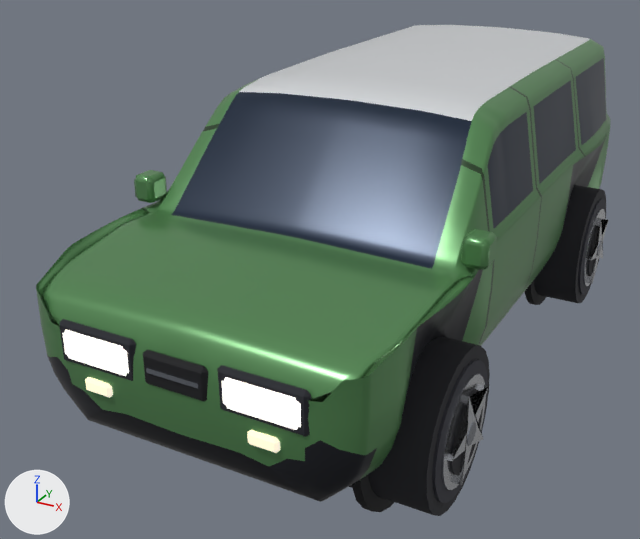
An edit to the glTF model examples/pine-ridge-rally/models/car_suv.glb, drawn before and after from the same camera.
Rendered twice from a 50 mm lens placed at (2.25, -5.04, 2.97), pointed at (-0.34, -0.33, 0.61). Lighting does not change. The marker at lower left points along +X, +Y and +Z. The older version comes first. Vertices at exactly the same position are counted once.

Before the edit, the objects in view are built like this:
```python
me_body = bpy.data.meshes.new('body')
me_body.from_pydata(...)  # 4474 vertices, 8872 faces; spans x -1.08..1.08, y -2.33..2.34, z -0.52..1.46
# faces by material slot: [7896, 184, 512, 88, 12, 92, 88]
me_body.materials.append(mat_metal_0_4_rough_0_28)
me_body.materials.append(mat_glow_0_95_rough_0_2)
me_body.materials.append(mat_rough_0_85)
me_body.materials.append(mat_glow_0_6_rough_0_2)
me_body.materials.append(mat_metal_0_95_rough_0_16)
me_body.materials.append(mat_glow_0_9_rough_0_2)
me_body.materials.append(mat_glow_0_75_rough_0_2)
me_wheel_fr = bpy.data.meshes.new('wheel_fr')
me_wheel_fr.from_pydata(...)  # 232 vertices, 440 faces; spans x -0.312..0.312, y -0.438..0.438, z -0.438..0.438
# faces by material slot: [276, 164]
me_wheel_fr.materials.append(mat_rough_0_85)
me_wheel_fr.materials.append(mat_metal_0_95_rough_0_16)
me_wheel_rr = bpy.data.meshes.new('wheel_rr')
me_wheel_rr.from_pydata(...)  # 232 vertices, 440 faces; spans x -0.312..0.312, y -0.438..0.438, z -0.438..0.438
# faces by material slot: [276, 164]
me_wheel_rr.materials.append(mat_rough_0_85)
me_wheel_rr.materials.append(mat_metal_0_95_rough_0_16)
ob_body = bpy.data.objects.new('body', me_body)
ob_body.location = (0.0, 0.0, 0.438)
ob_wheel_fr = bpy.data.objects.new('wheel_fr', me_wheel_fr)
ob_wheel_fr.location = (0.806, -1.406, 0.438)
ob_wheel_rr = bpy.data.objects.new('wheel_rr', me_wheel_rr)
ob_wheel_rr.location = (0.806, 1.375, 0.438)
```
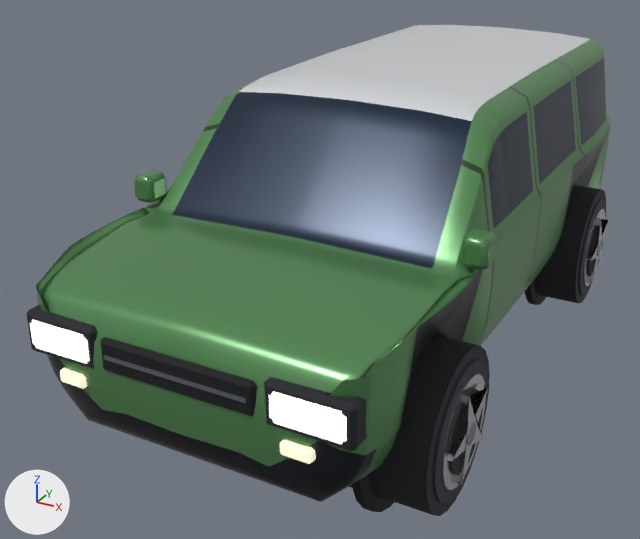
What the commit changed:
me_body has 4474 vertices, 8872 faces and spans x -1.08..1.08, y -2.33..2.34, z -0.52..1.46.
me_body is used by ob_body; location (0.0, 0.0, 0.438).
me_body part 1: the loose piece of 8 vertices spanning x -0.14..0.14, y -2.33..-2.28, z 0.47..0.49 is scaled about its middle by (2.76, 1, 1).
me_body part 2: 216 of 4474 vertices moved; they spanned x -0.7..0.7, y -2.33..-2.27, z 0.25..0.6 and now span x -0.91..0.91, y -2.33..-2.16, z 0.25..0.6; mean shift (0.0, 0.05, 0.0); largest move (-0.27, -2.28, 0.43) -> (-0.51, -2.17, 0.43).

Boxes [x1, y1, x2, y2] around the edits, measured in the pictures (640 x 539 px; the box of a moved part takes in the faces that stretch with it):
'body', reshaped
    before: [36, 25, 610, 512]
    after: [27, 25, 610, 512]
part 1 of me_body, moved or reshaped
    before: [146, 368, 199, 389]
    after: [104, 354, 247, 403]
part 2 of me_body, moved or reshaped
    before: [59, 319, 311, 453]
    after: [27, 305, 367, 464]
